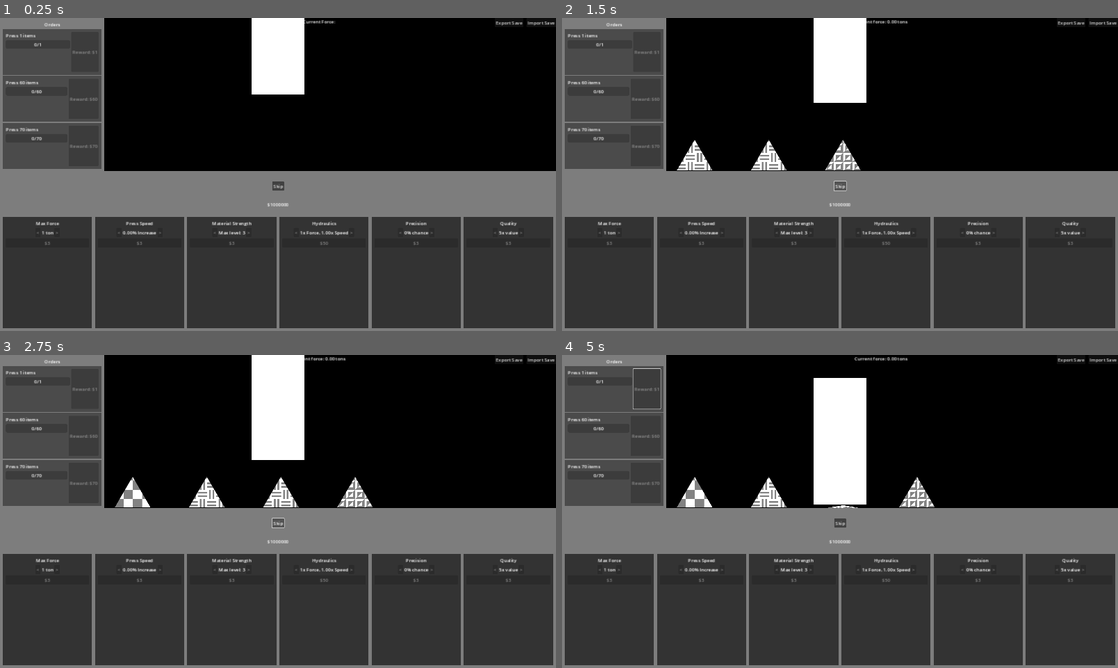
Above: before the commit, frames 1-4 (two rows, left to right).
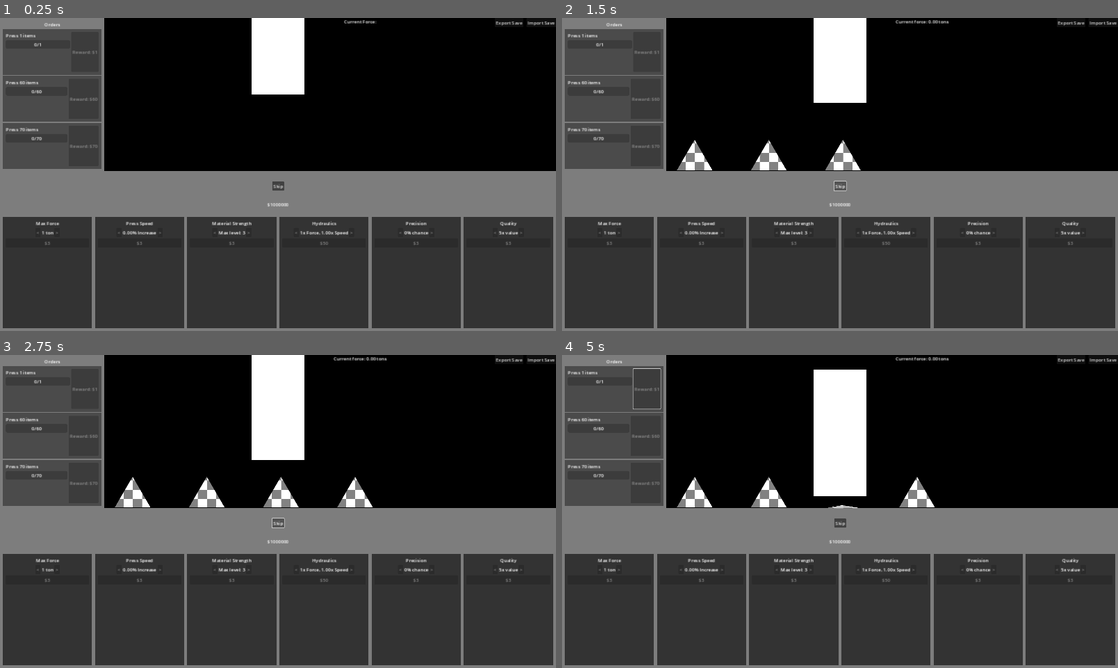
Above: after the commit, the same moments.

Repository: miyo6032/HydraulicPressIncremental
Game: Godot game, scene res://1_main.tscn
Two runs of this game, one before a commit and one after it. Both use one fixed random seed, a clock stepped at 60 frames per second and the inputs below.
Inputs (mouse positions are in pixels of both pictures, inside the frame that each line leads up to):
- Up to frame 1 (0.25 s): no input
- Up to frame 2 (1.5 s): click "Export Save" at 0.5 s; click "Skip" at 1.25 s
- Up to frame 3 (2.75 s): click "Skip" at 2 s
- Up to frame 4 (5 s): click "Import Save" at 2.75 s; move the mouse to (962, 495) at 3.52 s; hold Up (ui_up) 3.53-4.25 s; tap Tab at 3.6 s; click (962, 495) at 3.67 s; drag from (728, 527) to (812, 574) at 4.27 s

The runs differ from the first frame. In frame 1, 0.1% of the frame differs, in the area x 54-68%, y 0-2%; in frame 2, 0.6%; in frame 3, 0.6%; in frame 4, 1.0%, in the area x 34-70%, y 0-49%.
Error before the commit: Invalid access to property or key 'input' on a base object of type 'null instance'. (res://Main.gd:95)
Error after the commit: Invalid access to property or key 'input' on a base object of type 'null instance'. (res://Main.gd:97)

Commit message:
add initial "tutorial" sequence

Diff:
--- a/1_main.tscn
+++ b/1_main.tscn
@@ -143,8 +143,8 @@
 anchors_preset = 5
 anchor_left = 0.5
 anchor_right = 0.5
-offset_left = 121.0
-offset_right = 161.0
+offset_left = 228.0
+offset_right = 339.0
 offset_bottom = 23.0
 grow_horizontal = 2
 text = "Current Force:"
--- a/2_simulation.tscn
+++ b/2_simulation.tscn
@@ -84,6 +84,7 @@
 move_offset = Vector2(256, 0)
 pattern = Array[Resource("res://CrushablePattern.gd")]([ExtResource("5_ys7td"), ExtResource("6_85hpk"), ExtResource("7_p7nga")])
 shapes = Array[ExtResource("9_5gtaw")]([SubResource("Resource_5jjee"), SubResource("Resource_3er6u"), SubResource("Resource_7io18")])
+force_initial_patterns = Array[Resource("res://CrushablePattern.gd")]([ExtResource("5_ys7td"), ExtResource("5_ys7td"), ExtResource("5_ys7td"), ExtResource("5_ys7td"), ExtResource("5_ys7td"), ExtResource("7_p7nga"), ExtResource("7_p7nga"), ExtResource("7_p7nga"), ExtResource("5_ys7td"), ExtResource("7_p7nga"), ExtResource("6_85hpk")])
 
 [node name="Sprite2D" type="Sprite2D" parent="Conveyor"]
 position = Vector2(-11.9999, 306.688)
--- a/Conveyor.gd
+++ b/Conveyor.gd
@@ -7,16 +7,20 @@
 @export var move_offset: Vector2
 @export var pattern: Array[CrushablePattern]
 @export var shapes: Array[CrushableShape]
+@export var force_initial_patterns: Array[CrushablePattern]
 
 var crushables = []
 
 const base_material_level = 3
 
 var material_level = base_material_level
+var initial_patterns_completed = false
+var remaining_patterns
 
 func _ready():
     Console.add_command("mv", move_conveyor)
     EventBus.upgrade_level_changed.connect(upgrade_level_changed)
+    remaining_patterns = force_initial_patterns.duplicate()
 
 func upgrade_level_changed(instance):
     if instance.upgrade.upgrade_type == Enums.UpgradeType.Materials:
@@ -26,7 +30,14 @@
 func move_conveyor():
     var crushable = crushable_scene.instantiate()
     add_child(crushable)
-    crushable.init(shapes[randi_range(0, material_level - 3)], pattern[randi_range(0, pattern.size() - 1)])
+    if initial_patterns_completed:
+        crushable.init(shapes[randi_range(0, material_level - 3)], pattern[randi_range(0, pattern.size() - 1)])
+    else:
+        var initial_pattern = remaining_patterns[0]
+        crushable.init(shapes[randi_range(0, material_level - 3)], initial_pattern)
+        remaining_patterns.remove_at(0)
+        if remaining_patterns.size() == 0:
+            initial_patterns_completed = true
     crushable.global_position = crushable_spawn.global_position
     crushables.append(crushable)
 
@@ -52,3 +63,10 @@
 
 func has_current_crushable():
     return crushables.size() > 3
+
+func save_data(data: Dictionary):
+    data["initial_patterns_completed"] = initial_patterns_completed
+
+func load_data(data: Dictionary):
+    initial_patterns_completed = data["initial_patterns_completed"]
+    remaining_patterns = force_initial_patterns.duplicate()
--- a/GameData.gd
+++ b/GameData.gd
@@ -5,3 +5,4 @@
 @export var currency: float
 @export var upgrade_data: Array # of dictionaries
 @export var orders_data: Dictionary = {}
+@export var simulation_data: Dictionary = {}
--- a/Main.gd
+++ b/Main.gd
@@ -70,9 +70,11 @@
         instance.save_data(data)
         game_data.upgrade_data.append(data)
     order_manager.save_data(game_data.orders_data)
+    simulation.save_data(game_data.simulation_data)
     return game_data
 
 func load_game(game_data):
+    simulation.load_data(game_data.simulation_data)
     order_manager.load_data(game_data.orders_data)
     var i = 0
     for data in game_data.upgrade_data:
--- a/Simulation.gd
+++ b/Simulation.gd
@@ -20,3 +20,9 @@
 
 func crush_finished():
     conveyor.move_conveyor()
+
+func save_data(data):
+    conveyor.save_data(data)
+
+func load_data(data):
+    conveyor.load_data(data)
